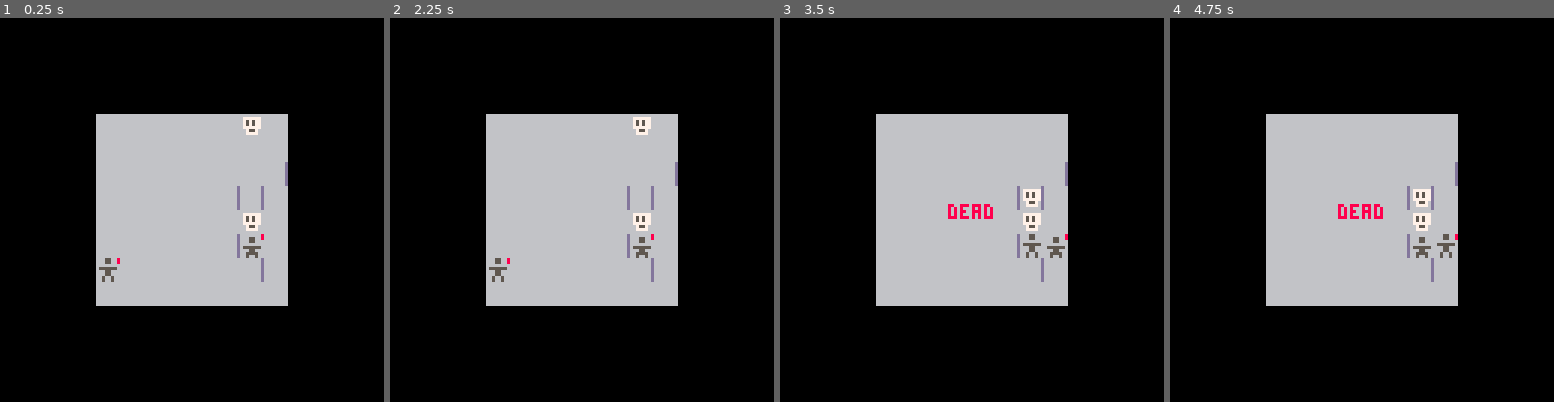
Above: before the commit, frames 1-4 (left to right).
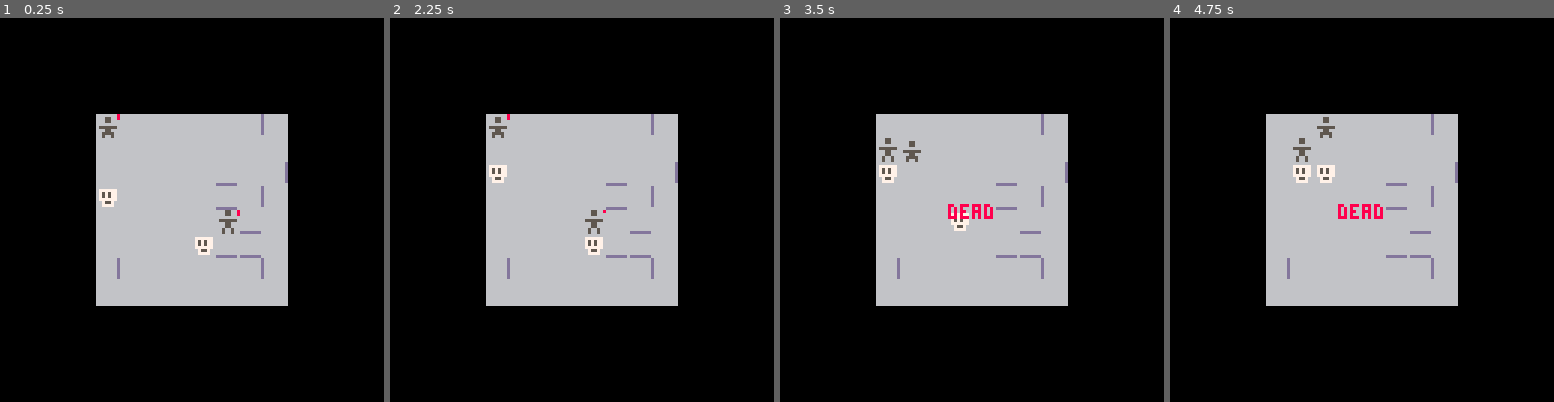
Above: after the commit, the same moments.

Repository: taylordolan/grid-folks
Game: PICO-8 cartridge grid_folks.p8
Same seed, same stepped clock (60 frames per second), same inputs: the game is played once before the commit and once after it.
Inputs:
- Up to frame 1 (0.25 s): no input
- Up to frame 2 (2.25 s): tap X (X key) at 1.07, 2.07 s; hold Left from 1.97 s (still down)
- Up to frame 3 (3.5 s): release Left at 2.37 s; tap X (X key) every 0.33 s from 2.4 to 3.4 s; hold Down 2.42-2.82 s; hold Right from 2.87 s (still down)
- Up to frame 4 (4.75 s): release Right at 3.53 s; hold Up 3.58-4.08 s; tap X (X key) every 0.33 s from 3.73 to 4.73 s; hold Right 4.13-4.53 s; hold Down from 4.58 s (still down)

The runs differ from the first frame. In frame 1, 1.7% of the frame differs, in the area x 25-75%, y 25-69%; in frame 2, 1.7%; in frame 3, 1.6%; in frame 4, 1.6%.

Commit message:
add walls below tiles

Diff:
--- a/grid_folks.p8
+++ b/grid_folks.p8
@@ -44,7 +44,12 @@
       type = "wall_right",
       sprite = "005"
     }
+    local wall_down = {
+      type = "wall_down",
+      sprite = "006"
+    }
     deploy(wall_right)
+    deploy(wall_down)
   end
 
   -- heroes
@@ -242,17 +247,17 @@
   local b_x = tile_b[1]
   local b_y = tile_b[2]
 
-  -- if B is above A
+  -- if b is above a
   if b_x == a_x and b_y == a_y - 1 then
-    return false
-  -- if B is below A
+    -- this is a bit weird but it works
+    return find_type_in_tile("wall_down", tile_b) and true or false
+  -- if b is below a
   elseif b_x == a_x and b_y == a_y + 1 then
-    return false
-  -- if B is left of A
+    return find_type_in_tile("wall_down", tile_a) and true or false
+  -- if b is left of a
   elseif b_x == a_x - 1 and b_y == a_y then
-    -- this is a bit weird but it works
     return find_type_in_tile("wall_right", tile_b) and true or false
-  -- if B is right of A
+  -- if b is right of a
   elseif b_x == a_x + 1 and b_y == a_y then
     return find_type_in_tile("wall_right", tile_a) and true or false
   else
@@ -469,7 +474,6 @@
 		distance_map[x] = {}
 		for y = 1, cols do
 			-- this is a hack but it's easier than using a different type
-      -- todo: actually i think i can use ~= here
 			distance_map[x][y] = 1000
 		end
 	end
@@ -511,7 +515,7 @@
 00000000000550000777777066666666dddddddd0000000d00000000000000000000000000000000000000000000000000000000000000000000000000000000
 00000000000550000075570066666666dddddddd0000000d00000000000000000000000000000000000000000000000000000000000000000000000000000000
 00000000005005000077770066666666dddddddd0000000d00000000000000000000000000000000000000000000000000000000000000000000000000000000
-00000000005005000000000066666666dddddddd0000000d00000000000000000000000000000000000000000000000000000000000000000000000000000000
+00000000005005000000000066666666dddddddd00000000ddddddd0000000000000000000000000000000000000000000000000000000000000000000000000
 00000000000000000000000000000000000000000000000000000000000000000000000000000000000000000000000000000000000000000000000000000000
 00000000000550000000000000000000000000000000000000000000000000000000000000000000000000000000000000000000000000000000000000000000
 00000000000550000000000000000000000000000000000000000000000000000000000000000000000000000000000000000000000000000000000000000000
